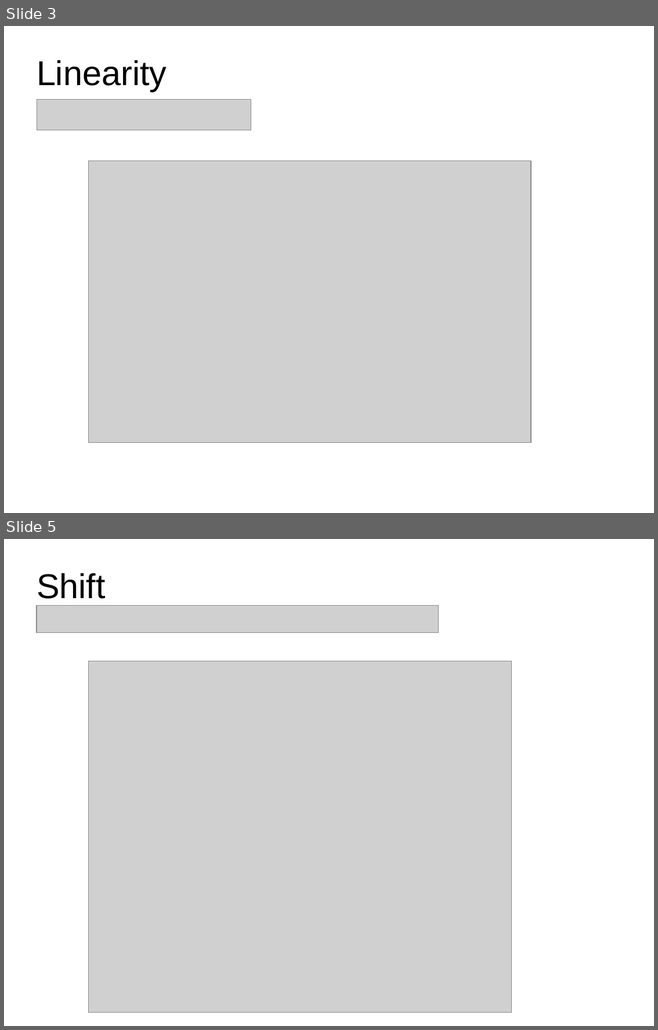
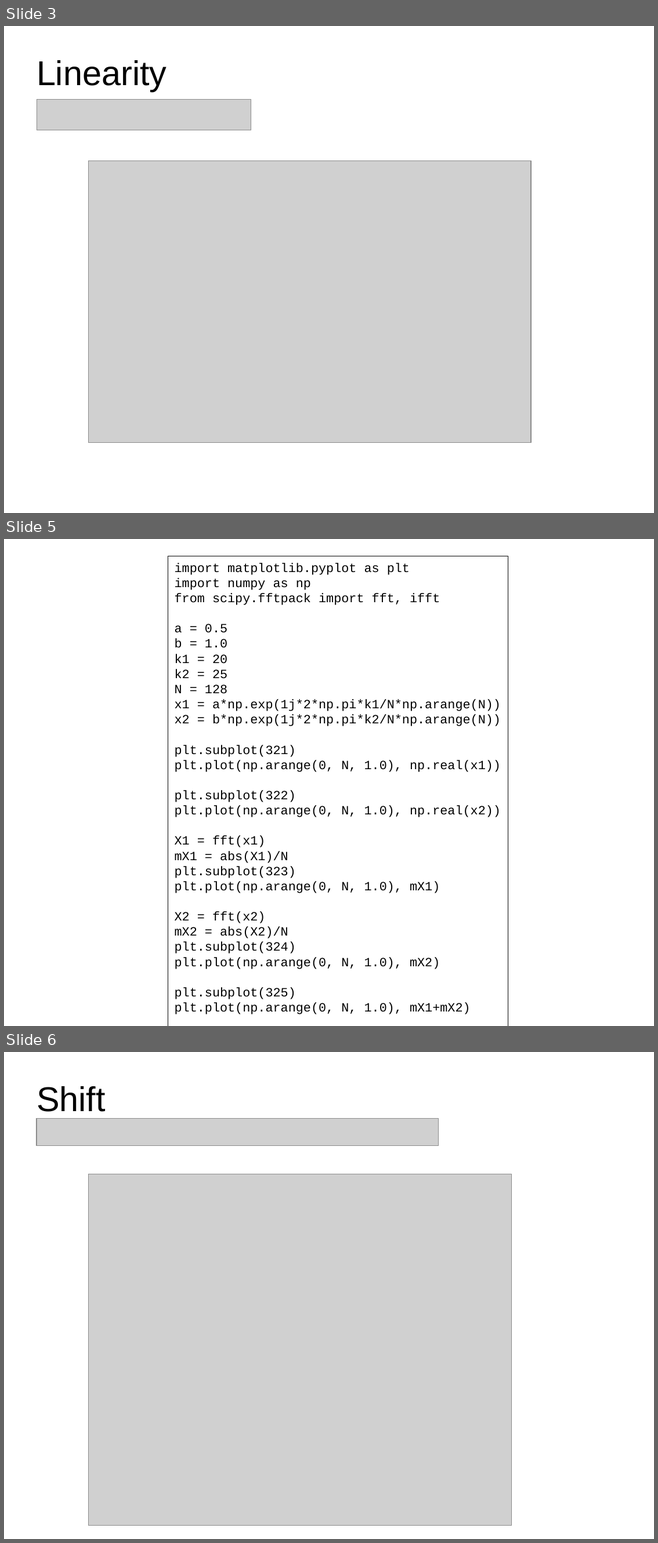
Before and after one commit to MTG/sms-tools, a slide deck: teaching-material/lectures/3-Fourier-theorems/3-Fourier-theorems.odp. Shown one above the other, each under a label of ours: slides 3 and 5 before the commit, slides 3, 5 and 6 after it; the slides between them are not shown. The pictures are 658x1030 and 658x1543 pixels, drawn with LibreOffice and Linux fonts; fonts in the diff are those of the drawing; grey boxes stand for pictures. Boxes give left, top, right and bottom in pixels: in the first picture for what was removed or moved away, otherwise in the second. Text is boxed around its words. In the diff, an @@ line names an element or a change of style, - is before the commit and + after.

```diff
--- a/teaching-material/lectures/3-Fourier-theorems/3-Fourier-theorems.odp
+++ b/teaching-material/lectures/3-Fourier-theorems/3-Fourier-theorems.odp
@@ slide 5 added at [4,539,654,1026], background #FFFFFF @@
@@ rectangle added at [168,556,507,1026], outline #000000 0 pt, 14 pt, text #000000 @@
+import matplotlib.pyplot as plt
+import numpy as np
+from scipy.fftpack import fft, ifft
+a = 0.5
+b = 1.0
+k1 = 20
+k2 = 25
+N = 128
+x1 = a*np.exp(1j*2*np.pi*k1/N*np.arange(N))
+x2 = b*np.exp(1j*2*np.pi*k2/N*np.arange(N))
+plt.subplot(321)
+plt.plot(np.arange(0, N, 1.0), np.real(x1))
+plt.subplot(322)
+plt.plot(np.arange(0, N, 1.0), np.real(x2))
+X1 = fft(x1)
+mX1 = abs(X1)/N
+plt.subplot(323)
+plt.plot(np.arange(0, N, 1.0), mX1)
+X2 = fft(x2)
+mX2 = abs(X2)/N
+plt.subplot(324)
+plt.plot(np.arange(0, N, 1.0), mX2)
+plt.subplot(325)
+plt.plot(np.arange(0, N, 1.0), mX1+mX2)
+X = fft(x1+x2)
+mX= abs(X)/N
+plt.subplot(326)
+plt.plot(np.arange(0, N, 1.0), mX)
@@ what was slide 5 is now slide 6 @@
```
Also in this commit, not shown: 5 slides changed, 3 other slides added, 2 slides removed, 22 other files.
